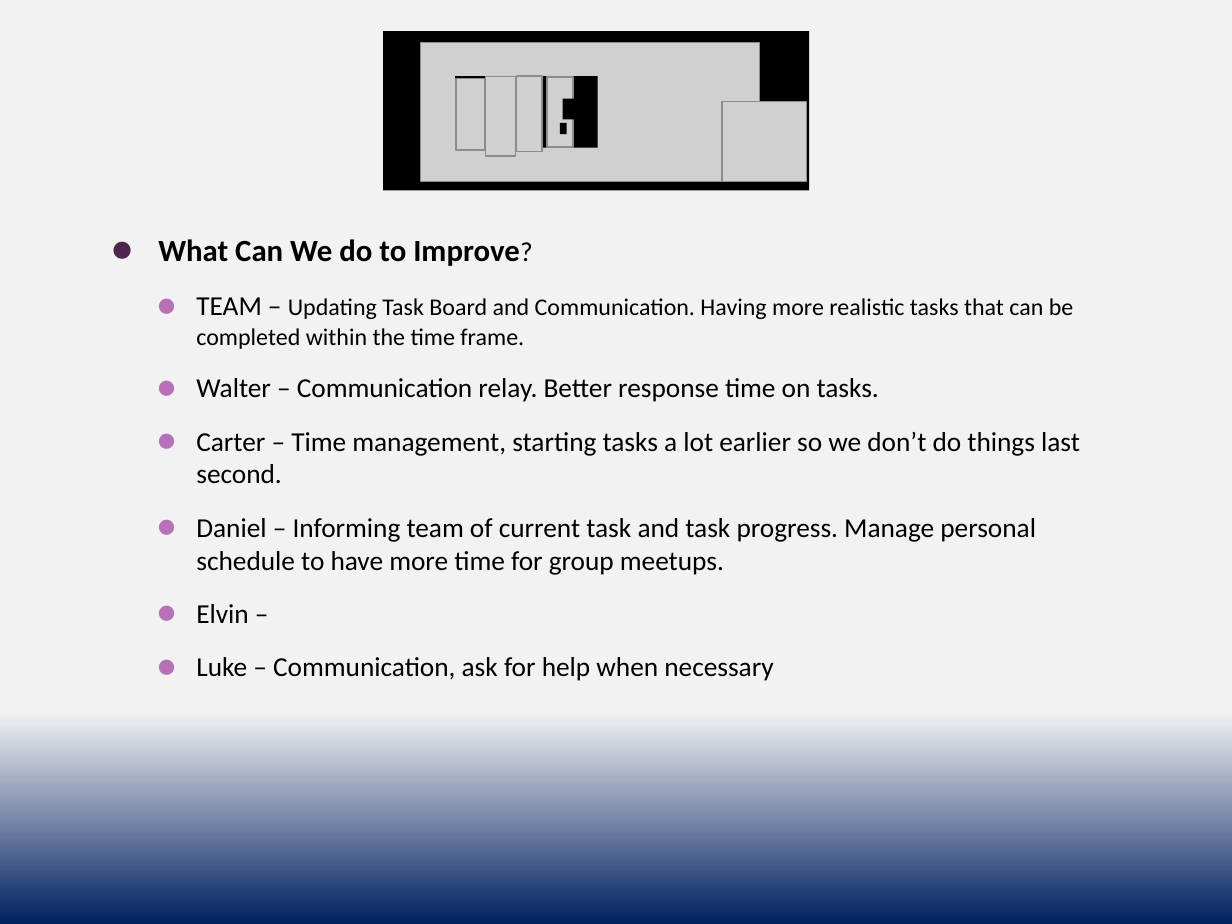
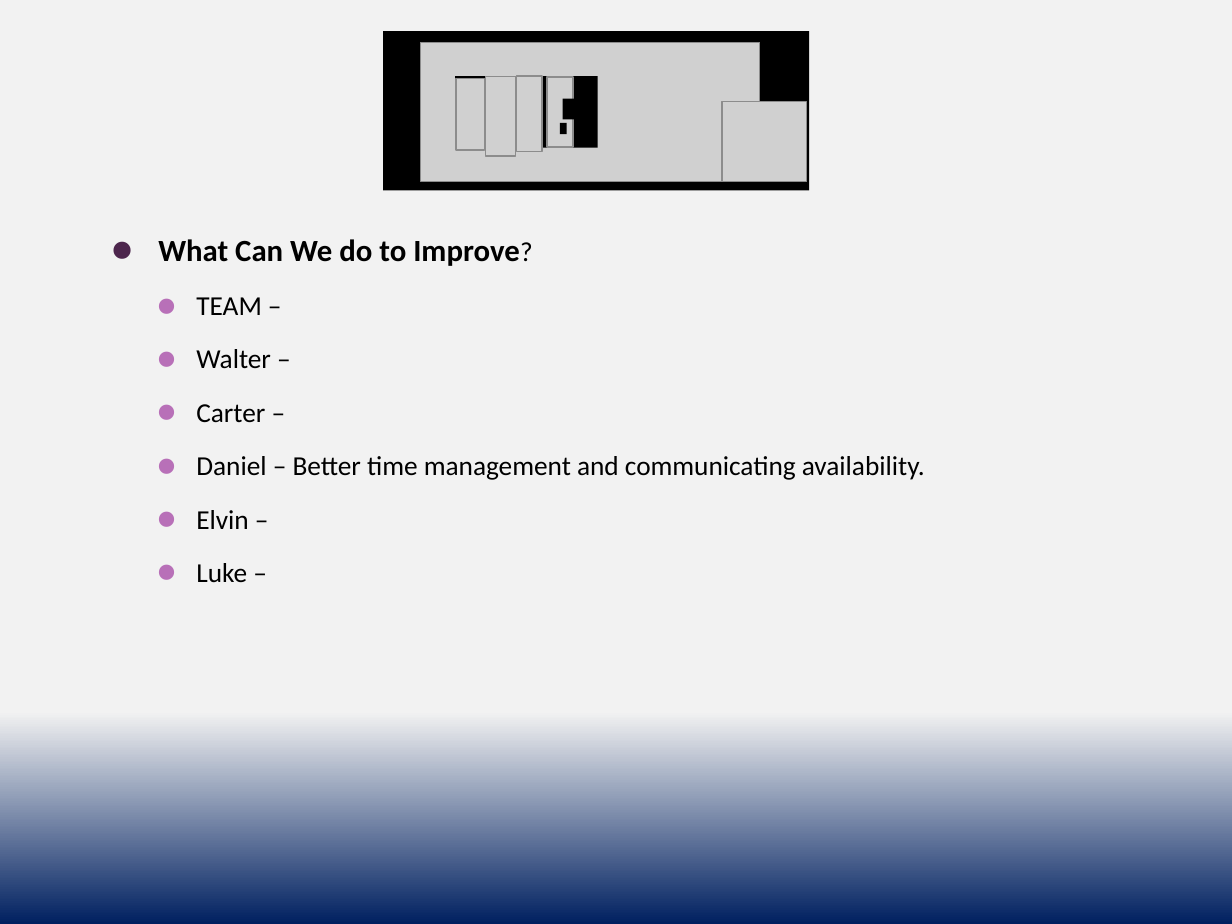
Before and after one commit to cs3398-borgs-bros/JeopardyChamp-Project, a slide deck: slide 3 of docs/Borgs_Retrospective - Sprint 2.pptx. Drawn at 1232x924 pixels with LibreOffice and Linux fonts; fonts in the diff are those of the drawing; grey boxes stand for pictures. Boxes give left, top, right and bottom in pixels: in the first picture for what was removed or moved away, otherwise in the second. Text is boxed around its words. In the diff, an @@ line names an element or a change of style, - is before the commit and + after.

```diff
--- a/docs/Borgs_Retrospective - Sprint 2.pptx
+++ b/docs/Borgs_Retrospective - Sprint 2.pptx
@@ text at [196, 297, 925, 480]: text changed @@
-    ⚫ TEAM – Updating Task Board and Communication. Having more realistic tasks that can be completed within the time frame.
-    ⚫ Walter – Communication relay. Better response time on tasks.
-    ⚫ Carter – Time management, starting tasks a lot earlier so we don’t do things last second.
-    ⚫ Daniel – Informing team of current task and task progress. Manage personal schedule to have more time for group meetups.
+    ⚫ TEAM –
+    ⚫ Walter –
+    ⚫ Carter –
+    ⚫ Daniel – Better time management and communicating availability.
@@ text at [196, 563, 247, 583]: text changed @@
-    ⚫ Luke – Communication, ask for help when necessary
+    ⚫ Luke –
```
Also in this commit, not shown: 2 other slides changed.
